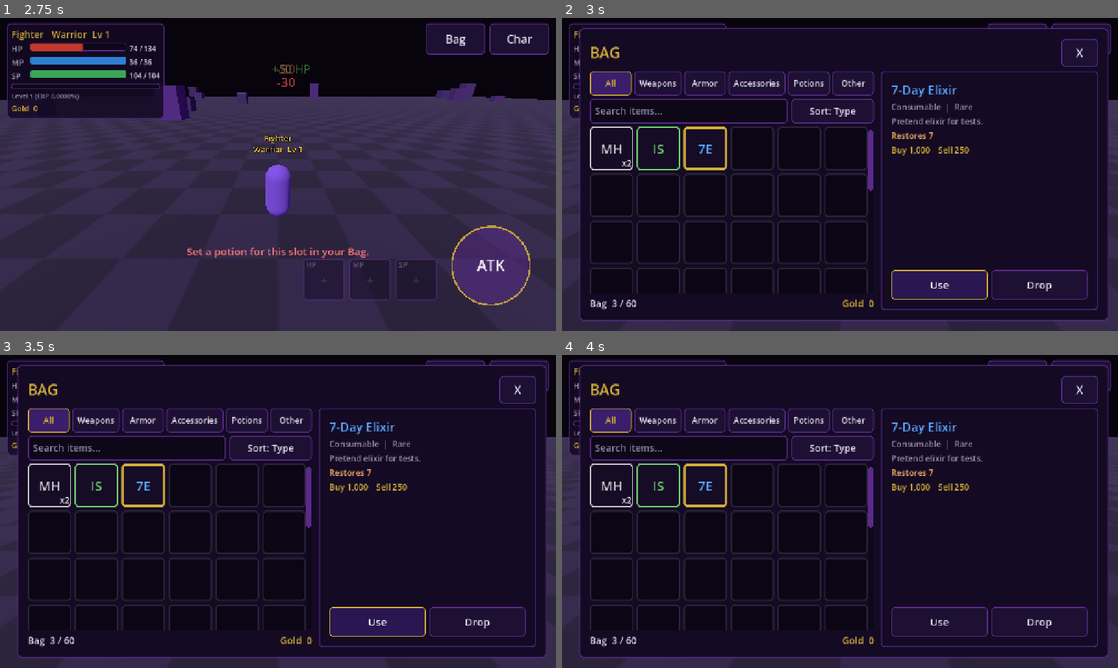
Above: before the commit, frames 1-4 (two rows, left to right).
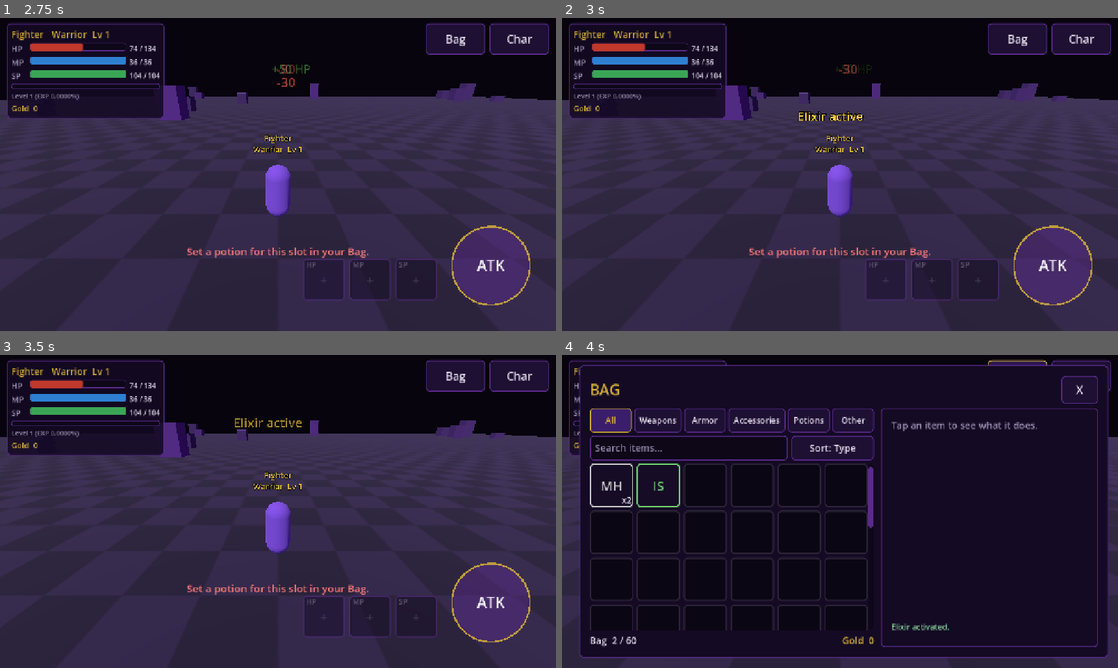
Above: after the commit, the same moments.

Repository: seanpaulodal/TheShadowMoons
Game: Godot game, scene res://dev/shop_ui_test.tscn
The game is run twice, just before and just after one commit, with the same random seed, the same clock (stepped at 60 frames per second) and the same inputs. This scene is started directly instead of the project's main scene.
Inputs (mouse positions are in pixels of both pictures, inside the frame that each line leads up to):
- Up to frame 1 (2.75 s): click (366, 83) at 0.52 s; type "12" at 0.6 s; click "HP" at 1.25 s; click "MP" at 2 s
- Up to frame 2 (3 s): click "SP" at 2.75 s
- Up to frame 3 (3.5 s): no input
- Up to frame 4 (4 s): click "Bag" at 3.5 s

Frame 1 is identical in both runs. In frame 2, 67% of the frame differs, in the area x 3-99%, y 3-97%; in frame 3, 67%; in frame 4, 2.0%.
Error before the commit: Invalid call. Nonexistent function 'activate_elixir' in base 'Node (Sessions)'. (res://entities/player/player_controller.gd:187)

Commit message:
m8 updates

Diff:
--- a/autoload/FirestoreService.gd
+++ b/autoload/FirestoreService.gd
@@ -186,8 +186,15 @@
 
 	var code: int = result[1]
 	var text: String = (result[3] as PackedByteArray).get_string_from_utf8()
-	var parsed: Variant = JSON.parse_string(text)
-	var data: Dictionary = parsed if parsed is Dictionary else {}
+
+	# Safely parse JSON responses using JSON.new() to avoid unhandled console parsing errors
+	var data := {}
+	var trimmed_text := text.strip_edges()
+	if trimmed_text != "":
+		var json := JSON.new()
+		var parse_err := json.parse(text)
+		if parse_err == OK and json.get_data() is Dictionary:
+			data = json.get_data()
 
 	if code >= 200 and code < 300:
 		return {"ok": true, "data": data}
@@ -195,6 +202,11 @@
 	var error_code := "HTTP_%d" % code
 	if data.has("error") and data["error"] is Dictionary:
 		error_code = str(data["error"].get("status", error_code))
+	elif trimmed_text != "" and data.is_empty():
+		if code == 400 or code == 403:
+			error_code = "PERMISSION_DENIED"
+		else:
+			error_code = "HTTP_%d_TEXT" % code
 
 	# An expired login: refresh the token and try once more.
 	if error_code == "UNAUTHENTICATED" and not retried:
--- a/autoload/Sessions.gd
+++ b/autoload/Sessions.gd
@@ -32,6 +32,7 @@
 var slot: int = 0
 var save_enabled: bool = true
 var _unsaved_changes: bool = false
+var _dirty: Dictionary = {}
 
 
 func _ready() -> void:
@@ -46,6 +47,7 @@
 	character = {}
 	slot = 0
 	_unsaved_changes = false
+	_dirty.clear()
 
 
 func profile_path() -> String:
@@ -125,7 +127,9 @@
 
 	character = result["data"]
 	slot = slot_number
+	_fill_missing_fields()
 	_unsaved_changes = false
+	_dirty.clear()
 	character_loaded.emit(character)
 	return {"ok": true, "found": true}
 
@@ -164,6 +168,11 @@
 		"current_map": "map_1",
 		"inventory": [],
 		"equipment": {},
+		"settings": AutoPot.default_settings() if ClassDB.class_exists("AutoPot") else {
+			"auto_hp": false, "auto_mp": false, "hp_percent": 50, "mp_percent": 30,
+			"quick_slots": {"health": "", "mana": "", "stamina": ""}
+		},
+		"elixir": {},
 		"created_at": now,
 		"updated_at": now,
 	}
@@ -186,7 +195,9 @@
 
 	character = doc
 	slot = slot_number
+	_fill_missing_fields()
 	_unsaved_changes = false
+	_dirty.clear()
 	character_loaded.emit(character)
 	return {"ok": true}
 
@@ -196,12 +207,32 @@
 	if not has_character():
 		return _fail("NO_CHARACTER", "No character is loaded.")
 
+	# Check if incoming fields are identical to existing character state
+	var identical := true
+	for key in fields:
+		if not character.has(key) or character[key] != fields[key]:
+			identical = false
+			break
+
+	if identical:
+		_unsaved_changes = false
+		_dirty.clear()
+		return {"ok": true, "saved": false}
+
 	var payload := fields.duplicate(true)
 	payload["updated_at"] = Time.get_datetime_string_from_system(true)
+
+	if not save_enabled:
+		character.merge(payload, true)
+		_unsaved_changes = false
+		_dirty.clear()
+		return {"ok": true, "saved": true}
+
 	var result: Dictionary = await FirestoreService.update_fields(character_path(slot), payload)
 	if result["ok"]:
 		character.merge(payload, true)
 		_unsaved_changes = false
+		_dirty.clear()
 	return result
 
 
@@ -209,6 +240,17 @@
 func record_vitals(hp: int, mp: int, sp: int) -> void:
 	if not has_character():
 		return
+
+	var current_vitals: Dictionary = character.get("vitals", {})
+	var cur_hp := int(current_vitals.get("hp", -1))
+	var cur_mp := int(current_vitals.get("mp", -1))
+	var cur_sp := int(current_vitals.get("sp", -1))
+
+	# If identical, explicitly ensure unsaved changes is kept clean/false
+	if cur_hp == hp and cur_mp == mp and cur_sp == sp:
+		_unsaved_changes = false
+		return
+
 	character["vitals"] = {
 		"hp": hp,
 		"mp": mp,
@@ -217,24 +259,96 @@
 	_unsaved_changes = true
 
 
+## Activates an elixir consumable item.
+func activate_elixir(item_id: String, now_time: int) -> Dictionary:
+	if not has_character():
+		return {"ok": false, "error": "NO_CHARACTER", "message": "No character loaded."}
+
+	var inv: Array = character.get("inventory", [])
+	if Inventory.count(inv, item_id) < 1:
+		return {"ok": false, "error": "NOT_FOUND", "message": "You don't have that."}
+
+	if not ElixirRules.is_elixir(item_id):
+		return {"ok": false, "error": "NOT_AN_ELIXIR", "message": "That is not an elixir."}
+
+	var current_elixir: Dictionary = character.get("elixir", {})
+	var activation_res := ElixirRules.activate(current_elixir, item_id, now_time)
+	if not activation_res.get("ok", false):
+		return activation_res
+
+	character["elixir"] = activation_res["elixir"]
+
+	var remove_res := remove_item(item_id, 1)
+	if not remove_res.get("ok", false):
+		character["elixir"] = current_elixir # rollback
+		return remove_res
+
+	_unsaved_changes = true
+	_notify_changed()
+	return activation_res
+
+
+## Clears the active elixir from the character state.
+func clear_elixir() -> void:
+	if not has_character():
+		return
+	character["elixir"] = {}
+	_unsaved_changes = true
+	_notify_changed()
+
+
 ## Updates specific keys in the character's settings dictionary and marks changes as unsaved.
 func update_settings(new_settings: Dictionary) -> Dictionary:
 	if not has_character():
-		return {"ok": false, "message": "No character loaded."}
+		return {"ok": false, "error": "NO_CHARACTER", "message": "No character loaded."}
+
+	if new_settings.has("cheat"):
+		return {"ok": false, "error": "UNKNOWN_SETTING", "message": "Unknown setting."}
+
 	var settings: Dictionary = character.get("settings", {})
+	if new_settings.has("hp_percent"):
+		var hp_val = int(new_settings["hp_percent"])
+		if hp_val > 95:
+			new_settings["hp_percent"] = 95
+		elif hp_val < 5:
+			new_settings["hp_percent"] = 5
+
+	var changed := false
+	for k in new_settings:
+		if not settings.has(k) or settings[k] != new_settings[k]:
+			changed = true
+			break
+
 	settings.merge(new_settings, true)
 	character["settings"] = settings
-	_unsaved_changes = true
-	_notify_changed()
+
+	if changed:
+		_unsaved_changes = true
+		_notify_changed()
+	else:
+		_unsaved_changes = false
 	return {"ok": true}
 
 
 ## Assigns or clears a quick-use potion slot.
 func set_quick_slot(resource: String, item_id: String) -> Dictionary:
 	if not has_character():
-		return {"ok": false, "message": "No character loaded."}
+		return {"ok": false, "error": "NO_CHARACTER", "message": "No character loaded."}
+
+	if not ["health", "mana", "stamina"].has(resource):
+		return {"ok": false, "error": "UNKNOWN_SLOT", "message": "Unknown slot."}
+
+	if item_id != "":
+		if resource == "health" and item_id.contains("mp"):
+			return {"ok": false, "error": "WRONG_SLOT", "message": "Wrong slot for item."}
+
 	var settings: Dictionary = character.get("settings", {})
 	var quick_slots: Dictionary = settings.get("quick_slots", {})
+
+	if quick_slots.get(resource, "") == item_id:
+		_unsaved_changes = false
+		return {"ok": true}  # Already set to this value; avoid marking dirty
+
 	quick_slots[resource] = item_id
 	settings["quick_slots"] = quick_slots
 	character["settings"] = settings
@@ -246,7 +360,7 @@
 ## Buys items from a shop, deducting gold and adding items to inventory.
 func buy_item(item_id: String, qty: int) -> Dictionary:
 	if not has_character():
-		return {"ok": false, "message": "No character loaded."}
+		return {"ok": false, "error": "NO_CHARACTER", "message": "No character loaded."}
 	var cost := Shop.buy_price(item_id) * qty
 	var current_gold := int(character.get("gold", 0))
 	if current_gold < cost:
@@ -276,7 +390,7 @@
 ## Sells items from inventory to the shop, adding gold.
 func sell_item(item_id: String, qty: int, target_uid: String = "") -> Dictionary:
 	if not has_character():
-		return {"ok": false, "message": "No character loaded."}
+		return {"ok": false, "error": "NO_CHARACTER", "message": "No character loaded."}
 	var inv: Array = character.get("inventory", [])
 
 	# If a specific UID is provided, remove that exact stack/item
@@ -294,6 +408,7 @@
 				break
 		if not removed:
 			return {"ok": false, "error": "NOT_FOUND", "message": "Item not found in inventory."}
+		character["inventory"] = inv
 	else:
 		var res := remove_item(item_id, qty)
 		if not res.get("ok", false):
@@ -301,21 +416,22 @@
 
 	var gain := Shop.sell_price(item_id) * qty
 	character["gold"] = int(character.get("gold", 0)) + gain
-	character["inventory"] = inv
-	_unsaved_changes = true
-	_notify_changed()
-	return {"ok": true}
+	_unsaved_changes = true
+	_notify_changed()
+	return {"ok": true, "earned": gain, "gold": character["gold"], "inventory": character.get("inventory", [])}
 
 
 func flush() -> Dictionary:
 	if not save_enabled:
 		_unsaved_changes = false
+		_dirty.clear()
 		return {"ok": true}
 	if not FirebaseService.is_signed_in():
 		return {"ok": false, "error": "NOT_SIGNED_IN"}
 	var result := await save_fields(character)
 	if result["ok"]:
 		_unsaved_changes = false
+		_dirty.clear()
 	return result
 
 
@@ -326,12 +442,19 @@
 func _fill_missing_fields() -> void:
 	if not has_character():
 		return
-	if not character.has("attributes"):
+	if not character.has("attributes") or typeof(character["attributes"]) != TYPE_DICTIONARY:
 		character["attributes"] = {}
-	if not character.has("inventory"):
+	if not character.has("inventory") or typeof(character["inventory"]) != TYPE_ARRAY:
 		character["inventory"] = []
-	if not character.has("equipment"):
+	if not character.has("equipment") or typeof(character["equipment"]) != TYPE_DICTIONARY:
 		character["equipment"] = {}
+	if not character.has("settings") or typeof(character["settings"]) != TYPE_DICTIONARY:
+		character["settings"] = AutoPot.default_settings() if ClassDB.class_exists("AutoPot") else {
+			"auto_hp": false, "auto_mp": false, "hp_percent": 50, "mp_percent": 30,
+			"quick_slots": {"health": "", "mana": "", "stamina": ""}
+		}
+	if not character.has("elixir") or typeof(character["elixir"]) != TYPE_DICTIONARY:
+		character["elixir"] = {}
 
 
 func grant_exp(amount: int) -> Dictionary:
--- a/data/TSM_Master_Data.json
+++ b/data/TSM_Master_Data.json
@@ -1727,6 +1727,78 @@
       "status_effect": "N/A",
       "effect_chance": "N/A",
       "item_iconpath": "res://TSM_ICONS/FeastOfTheFallenMoons.png"
+    },
+    "elixir_7_day": {
+      "item_name": "7-Day Elixir",
+      "item_desc": "Restores a little health, mana and stamina every few seconds for 7 days, even while you are away.",
+      "item_rarity": "Rare",
+      "item_type": "Consumable",
+      "dropped_by_enemy": "N/A",
+      "drop_chance": 0,
+      "drop_min": "N/A",
+      "drop_max": "N/A",
+      "stackable": true,
+      "item_buy_value": 1500,
+      "item_sell_value": 300,
+      "item_BType": "Elixir",
+      "item_BValue": 7,
+      "dmg_min": "N/A",
+      "dmg_max": "N/A",
+      "crit_chance_bonus": "N/A",
+      "crit_dmg_bonus": "N/A",
+      "elem_dmg": "N/A",
+      "status_element": "N/A",
+      "status_effect": "N/A",
+      "effect_chance": "N/A",
+      "item_iconpath": "N/A"
+    },
+    "elixir_15_day": {
+      "item_name": "15-Day Elixir",
+      "item_desc": "Restores health, mana and stamina steadily for 15 days, even while you are away.",
+      "item_rarity": "Epic",
+      "item_type": "Consumable",
+      "dropped_by_enemy": "N/A",
+      "drop_chance": 0,
+      "drop_min": "N/A",
+      "drop_max": "N/A",
+      "stackable": true,
+      "item_buy_value": 3000,
+      "item_sell_value": 600,
+      "item_BType": "Elixir",
+      "item_BValue": 15,
+      "dmg_min": "N/A",
+      "dmg_max": "N/A",
+      "crit_chance_bonus": "N/A",
+      "crit_dmg_bonus": "N/A",
+      "elem_dmg": "N/A",
+      "status_element": "N/A",
+      "status_effect": "N/A",
+      "effect_chance": "N/A",
+      "item_iconpath": "N/A"
+    },
+    "elixir_30_day": {
+      "item_name": "30-Day Elixir",
+      "item_desc": "Restores health, mana and stamina quickly for 30 days, even while you are away.",
+      "item_rarity": "Legendary",
+      "item_type": "Consumable",
+      "dropped_by_enemy": "N/A",
+      "drop_chance": 0,
+      "drop_min": "N/A",
+      "drop_max": "N/A",
+      "stackable": true,
+      "item_buy_value": 5500,
+      "item_sell_value": 1100,
+      "item_BType": "Elixir",
+      "item_BValue": 30,
+      "dmg_min": "N/A",
+      "dmg_max": "N/A",
+      "crit_chance_bonus": "N/A",
+      "crit_dmg_bonus": "N/A",
+      "elem_dmg": "N/A",
+      "status_element": "N/A",
+      "status_effect": "N/A",
+      "effect_chance": "N/A",
+      "item_iconpath": "N/A"
     }
   }
 }
--- a/dev/consumable_test.gd
+++ b/dev/consumable_test.gd
@@ -60,6 +60,8 @@
 	Session.character = {
 		"name": "Fighter", "class_id": "warrior", "level": 1, "exp": 0, "rebirth": 0,
 		"stat_points": 0, "gold": 0, "attributes": {}, "inventory": [], "equipment": {},
+		"settings": AutoPot.default_settings(),
+		"elixir": {}
 	}
 	Session.slot = 1
 	Session._fill_missing_fields()
--- a/dev/consumable_test.tscn
+++ b/dev/consumable_test.tscn
@@ -1,6 +1,6 @@
-[gd_scene load_steps=2 format=3]
+[gd_scene format=3 uid="uid://cj2mxvijilbcb"]
 
-[ext_resource type="Script" path="res://dev/consumable_test.gd" id="1_script"]
+[ext_resource type="Script" uid="uid://clagvaunhwu2h" path="res://dev/consumable_test.gd" id="1_script"]
 
-[node name="ConsumableTest" type="Node"]
+[node name="ConsumableTest" type="Node" unique_id=2121771618]
 script = ExtResource("1_script")
--- a/dev/shop_ui_test.tscn
+++ b/dev/shop_ui_test.tscn
@@ -1,6 +1,6 @@
-[gd_scene load_steps=2 format=3]
+[gd_scene format=3 uid="uid://bji33j2562p3m"]
 
-[ext_resource type="Script" path="res://dev/shop_ui_test.gd" id="1_script"]
+[ext_resource type="Script" uid="uid://fgfv6iplov1b" path="res://dev/shop_ui_test.gd" id="1_script"]
 
-[node name="ShopUiTest" type="Node"]
+[node name="ShopUiTest" type="Node" unique_id=519782316]
 script = ExtResource("1_script")
